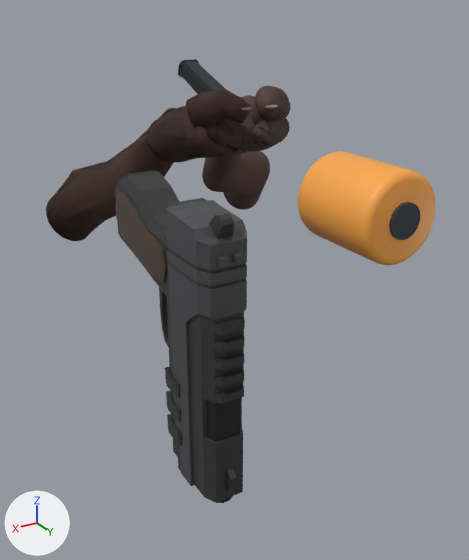
The Blender file art/weapons/tempo.blend as it was, and as the next commit left it.
Camera for both pictures: a camera (50 mm lens) standing at (0.338, 0.697, 0.287) and looking at (-0.049, 0.052, -0.035). The axes (+X, +Y, +Z) are drawn at lower left. The lights are the same throughout. The first picture is the older version.

Script lines for the objects in view, before the commit:
```python
ob_airsoft_orange_tip_07___fitted_protective_orange_guard = bpy.data.objects.new('AIRSOFT_ORANGE_TIP_07 - fitted protective orange guard', me_cylinder)
ob_airsoft_orange_tip_07___fitted_protective_orange_guard.location = (0.0, 0.33, 0.14)
ob_airsoft_orange_tip_07___fitted_protective_orange_guard.rotation_euler = (1.571, 0.0, 0.0)  # degrees (90, 0, 0)
ob_authored_m1911_weaponbodygeometry = bpy.data.objects.new('AUTHORED m1911 WeaponBodyGeometry', me_m1911fixedweaponbodymesh_001)
ob_authored_m1911_weaponbodygeometry.location = (0.0, 0.0, 0.0)
ob_orange_tip___black_inset_bore = bpy.data.objects.new('Orange tip / black inset bore', me_cylinder_001)
ob_orange_tip___black_inset_bore.location = (0.0, 0.331, 0.14)
ob_orange_tip___black_inset_bore.rotation_euler = (1.571, 0.0, 0.0)  # degrees (90, 0, 0)
# also in view: 'tempo TWO_HAND RIGHT bare anatomical forearm' at (0.006, -0.199, 0.048); 'AUTHORED m1911 ChargingHandleGeometry' at (0.1, 0.264, 0.0); 'tempo TWO_HAND RIGHT opposable thumb' at (-0.065, -0.02, 0.163); 'AUTHORED m1911 SpareMagazineGeometry' at (-0.108, -0.122, 0.178); 'tempo TWO_HAND LEFT cupped sculpted palm' at (-0.146, -0.089, 0.118)
```
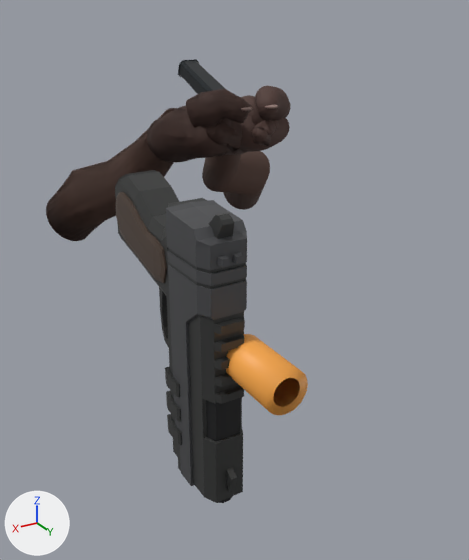
Boxes [x1, y1, x2, y2] around the edits, measured in the pictures (469 x 560 px):
```json
{"object": "AIRSOFT_ORANGE_TIP_07 - fitted protective orange guard", "change": "deleted", "before": [298, 152, 436, 265], "on screen": "orange"}
{"object": "AIRSOFT_ORANGE_TIP_07 - fitted hollow muzzle sleeve", "change": "added", "after": [226, 334, 308, 415], "on screen": "orange"}
{"object": "Orange tip / black inset bore", "change": "deleted", "before": [389, 202, 420, 240]}
```

The change, as JSON lines over the scene's bpy script:
```json
{"op": "add", "block": "me_hollow_orange_replica_tip_geometry", "code": ["me_hollow_orange_replica_tip_geometry = bpy.data.meshes.new('Hollow orange replica tip geometry')", "me_hollow_orange_replica_tip_geometry.from_pydata(...)  # 112 vertices, 84 faces; spans x 0.0644..0.1044, y 0.286..0.352, z -0.0095..0.0305", "me_hollow_orange_replica_tip_geometry.polygons.foreach_set('use_smooth', [True] * 84)", "me_hollow_orange_replica_tip_geometry.materials.append(mat_airsoft_orange_tip_07)  # orange #fba949"]}
{"op": "remove", "block": "ob_airsoft_orange_tip_07___fitted_protective_orange_guard", "code": ["ob_airsoft_orange_tip_07___fitted_protective_orange_guard = bpy.data.objects.new('AIRSOFT_ORANGE_TIP_07 - fitted protective orange guard', me_cylinder)", "ob_airsoft_orange_tip_07___fitted_protective_orange_guard.location = (0.0, 0.33, 0.14)", "ob_airsoft_orange_tip_07___fitted_protective_orange_guard.rotation_euler = (1.571, 0.0, 0.0)  # degrees (90, 0, 0)", "_m = ob_airsoft_orange_tip_07___fitted_protective_orange_guard.modifiers.new('Rounded muzzle shroud', 'BEVEL')", "_m.width = 0.006", "_m.width_pct = 0.006", "_m.segments = 3"]}
{"op": "remove", "block": "ob_orange_tip___black_inset_bore", "code": ["ob_orange_tip___black_inset_bore = bpy.data.objects.new('Orange tip / black inset bore', me_cylinder_001)", "ob_orange_tip___black_inset_bore.location = (0.0, 0.331, 0.14)", "ob_orange_tip___black_inset_bore.rotation_euler = (1.571, 0.0, 0.0)  # degrees (90, 0, 0)"]}
{"op": "add", "block": "ob_airsoft_orange_tip_07___fitted_hollow_muzzle_sleeve", "code": ["ob_airsoft_orange_tip_07___fitted_hollow_muzzle_sleeve = bpy.data.objects.new('AIRSOFT_ORANGE_TIP_07 - fitted hollow muzzle sleeve', me_hollow_orange_replica_tip_geometry)", "ob_airsoft_orange_tip_07___fitted_hollow_muzzle_sleeve.location = (0.0, 0.0, 0.0)"]}
```
